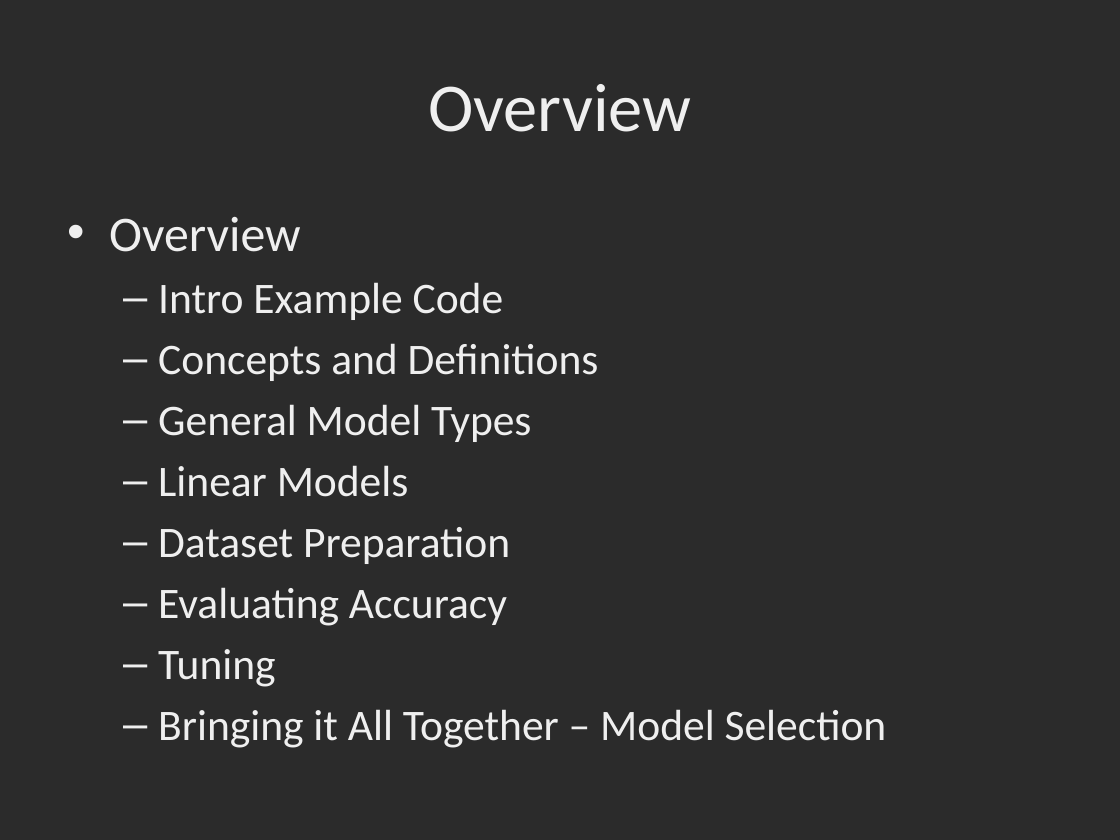
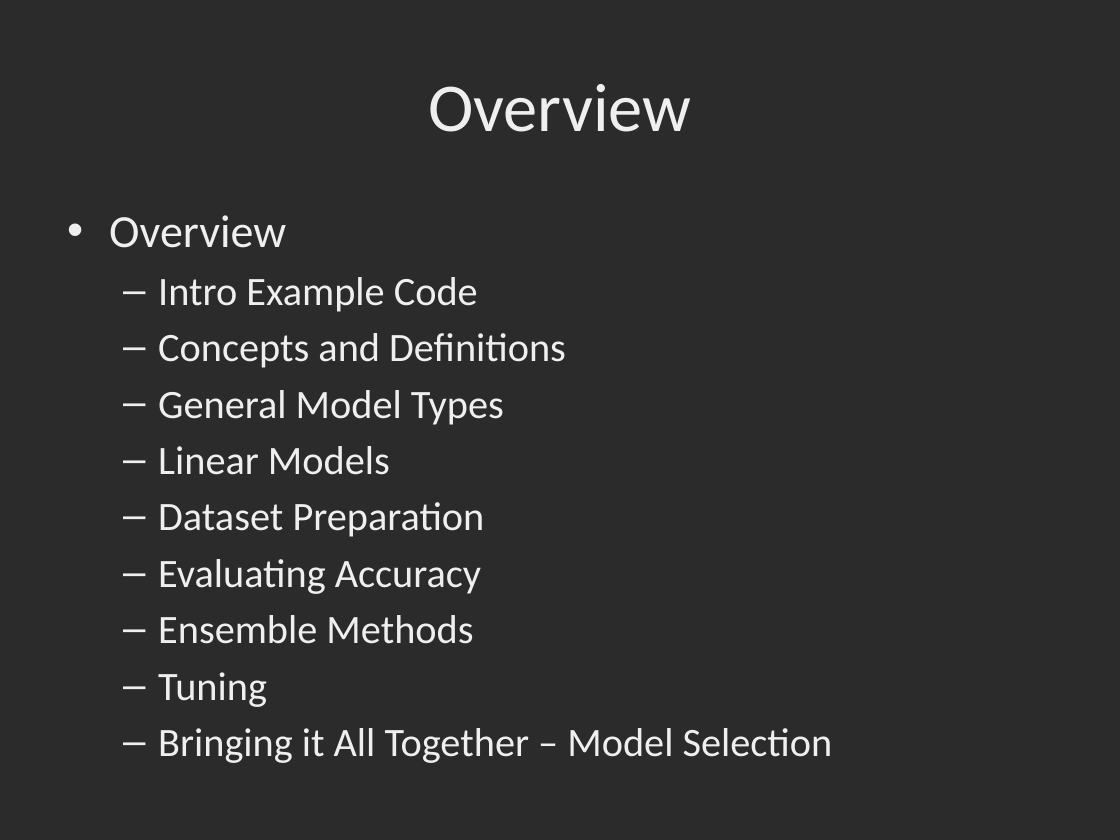
Before and after one commit to dbowmans46/PracticalProgramming, a slide deck: slide 2 of Session 7 - Python/Instructional Material/Session 7 - Python Brief Intro to Machine Learning with Scikit Learn.pptx. Drawn at 1120x840 pixels with LibreOffice and Linux fonts; fonts in the diff are those of the drawing; background and template pictures are left out; a plain dark background stands for a picture behind light text. Boxes give left, top, right and bottom in pixels: in the first picture for what was removed or moved away, otherwise in the second. Text is boxed around its words. In the diff, an @@ line names an element or a change of style, - is before the commit and + after.

Commit message:
Decision tree slides, ensemble slide skeleton.

```diff
--- a/Session 7 - Python/Instructional Material/Session 7 - Python Brief Intro to Machine Learning with Scikit Learn.pptx
+++ b/Session 7 - Python/Instructional Material/Session 7 - Python Brief Intro to Machine Learning with Scikit Learn.pptx
@@ text at (109,215,833,763): size 32 to 29.6 pt in "Overview"; size 28 to 25.9 pt in "Intro Example Code", "Concepts and Definitions", "General Model Types", "Linear Models" and 4 more places @@
@@ text at (158,615,473,644): paragraph added @@
+  – Ensemble Methods
```
Also in this commit, not shown: 5 other slides changed, 13 slides added, 4 slides removed.
